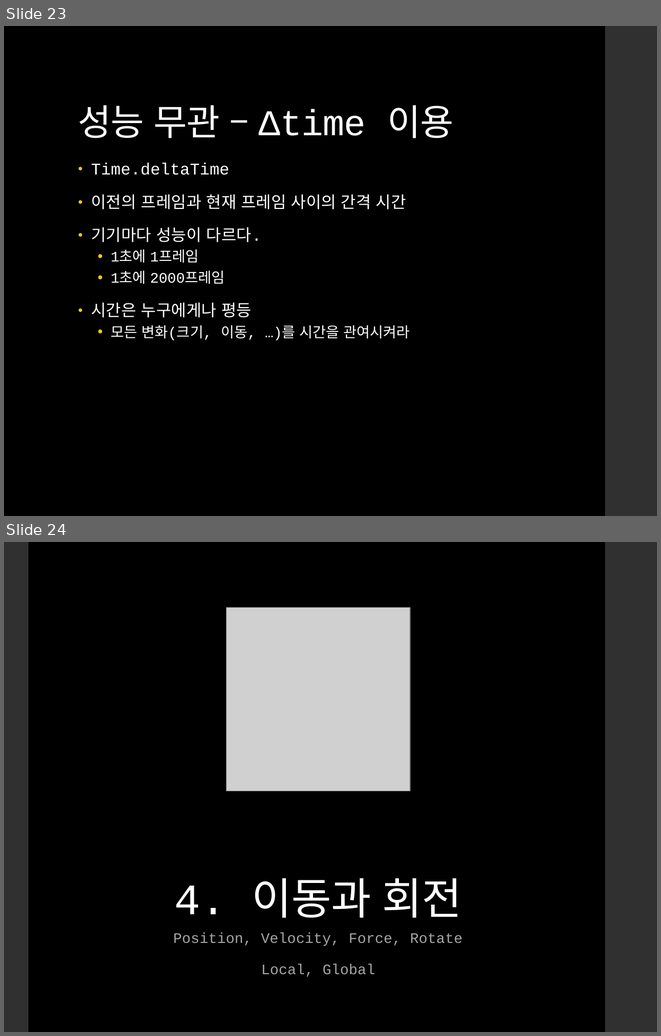
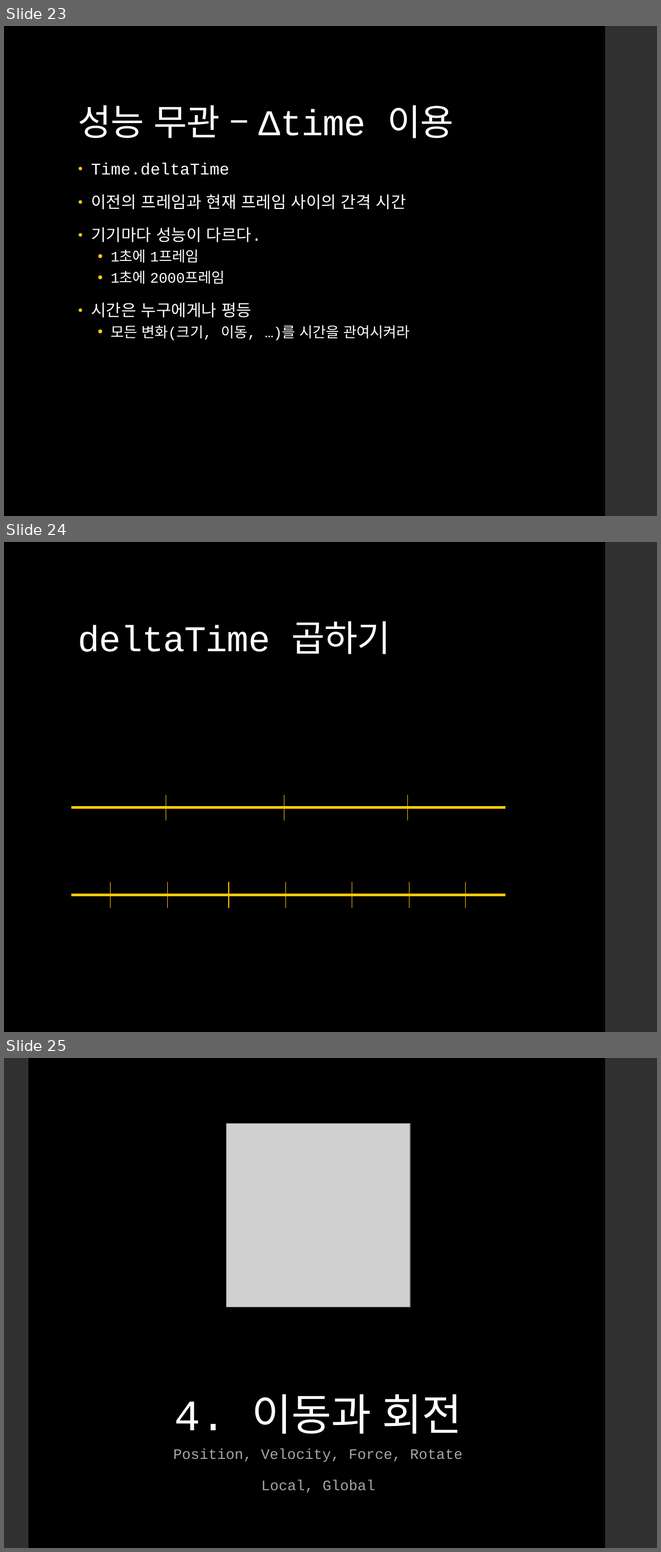
Before and after one commit to IamGroooooot/cien-unity-2020, a slide deck: 2. 유니티 스크립트.pptx. Shown one above the other, each under a label of ours: slides 23 and 24 before the commit, slides 23, 24 and 25 after it. The pictures are 661x1036 and 661x1552 pixels, drawn with LibreOffice and Linux fonts; fonts in the diff are those of the drawing; grey boxes stand for pictures. Boxes give left, top, right and bottom in pixels: in the first picture for what was removed or moved away, otherwise in the second. Text is boxed around its words. In the diff, an @@ line names an element or a change of style, - is before the commit and + after.

```diff
--- a/2. 유니티 스크립트.pptx
+++ b/2. 유니티 스크립트.pptx
@@ slide 24 added at <box>4,542,657,1032</box>, background #000000; not listed: 1 template element that a slide beside it also shows @@
@@ title added at <box>78,621,390,654</box>, 40 pt, text #FFFFFF @@
+deltaTime 곱하기
@@ line added from (166, 795) to (166, 820), #FFCA08 0.75 pt @@
@@ line added from (284, 795) to (284, 820), #FFCA08 0.75 pt @@
@@ line added from (407, 795) to (407, 820), #FFCA08 0.75 pt @@
@@ line added from (71, 807) to (505, 807), #FFCA08 3 pt @@
@@ line added from (111, 882) to (111, 908), #FFCA08 0.75 pt @@
@@ line added from (168, 882) to (168, 908), #FFCA08 0.75 pt @@
@@ line added from (229, 882) to (229, 908), #FFCA08 0.75 pt @@
@@ line added from (286, 882) to (286, 908), #FFCA08 0.75 pt @@
@@ line added from (352, 882) to (352, 908), #FFCA08 0.75 pt @@
@@ line added from (409, 882) to (409, 908), #FFCA08 0.75 pt @@
@@ line added from (465, 882) to (465, 908), #FFCA08 0.75 pt @@
@@ line added from (71, 894) to (505, 894), #FFCA08 3 pt @@
@@ what was slide 24 is now slide 25 @@
```
Also in this commit, not shown: 1 slide changed, 1 other file.
